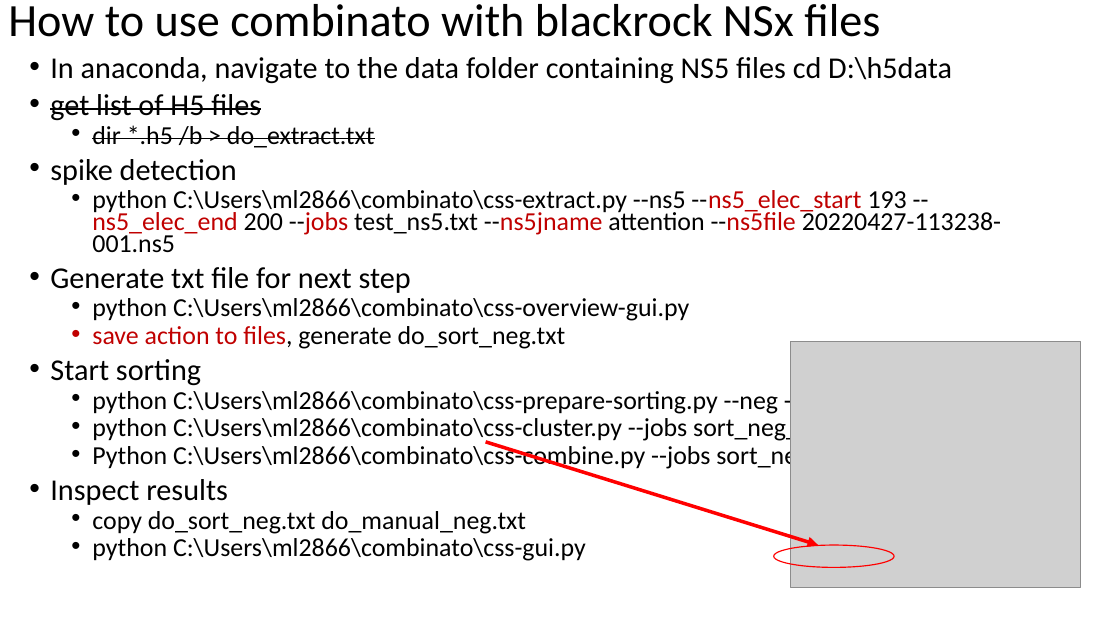
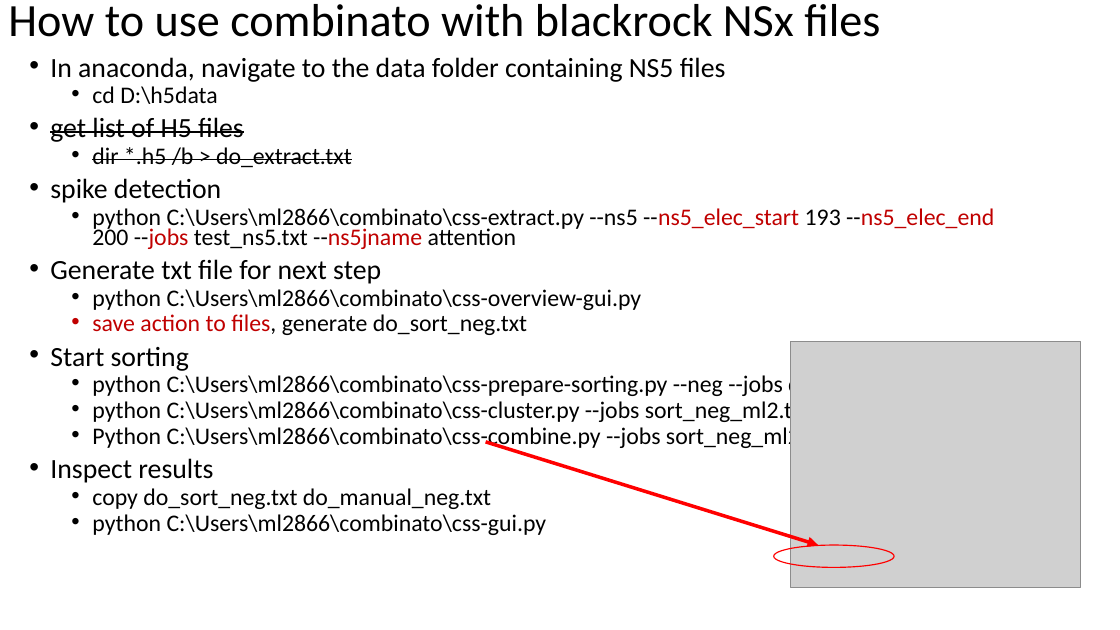
Before and after one commit to liangmingli/combinato-blackrock, a slide deck: slide 12 of Win10_install_combinato.pptx (slide 11 before the commit). Drawn at 1120x630 pixels with LibreOffice and Linux fonts; fonts in the diff are those of the drawing; grey boxes stand for pictures. Boxes give left, top, right and bottom in pixels: in the first picture for what was removed or moved away, otherwise in the second. Text is boxed around its words. In the diff, an @@ line names an element or a change of style, - is before the commit and + after.

```diff
--- a/Win10_install_combinato.pptx
+++ b/Win10_install_combinato.pptx
@@ text at (50, 57, 726, 104): text changed; size 25.9 to 23.8 pt @@
-• In anaconda, navigate to the data folder containing NS5 files cd D:\h5data
+• In anaconda, navigate to the data folder containing NS5 files
+  • cd D:\h5data
@@ text at (50, 117, 942, 535): size 25.9 to 23.8 pt in "get list of H5 files", "spike detection", "Generate txt file for next step", "Start sorting" and 1 more places; size 22.2 to 20.4 pt in "dir *.h5 /b > do_extract.txt", "python C:\Users\ml2866\combinato\css-overview-gui.py", "save action to files, generate do_sort_neg.txt", "python C:\Users\ml2866\combinato\css-prepare-sorting.py --ne ..." and 4 more places @@
@@ text at (92, 208, 994, 249): text changed; size 22.2 to 20.4 pt @@
-  • python C:\Users\ml2866\combinato\css-extract.py --ns5 --ns5_elec_start 193 --ns5_elec_end 200 --jobs test_ns5.txt --ns5jname attention --ns5file 20220427-113238-001.ns5
+  • python C:\Users\ml2866\combinato\css-extract.py --ns5 --ns5_elec_start 193 --ns5_elec_end 200 --jobs test_ns5.txt --ns5jname attention
```
Also in this commit, not shown: 1 other slide changed, 1 slide added, 1 other file.
